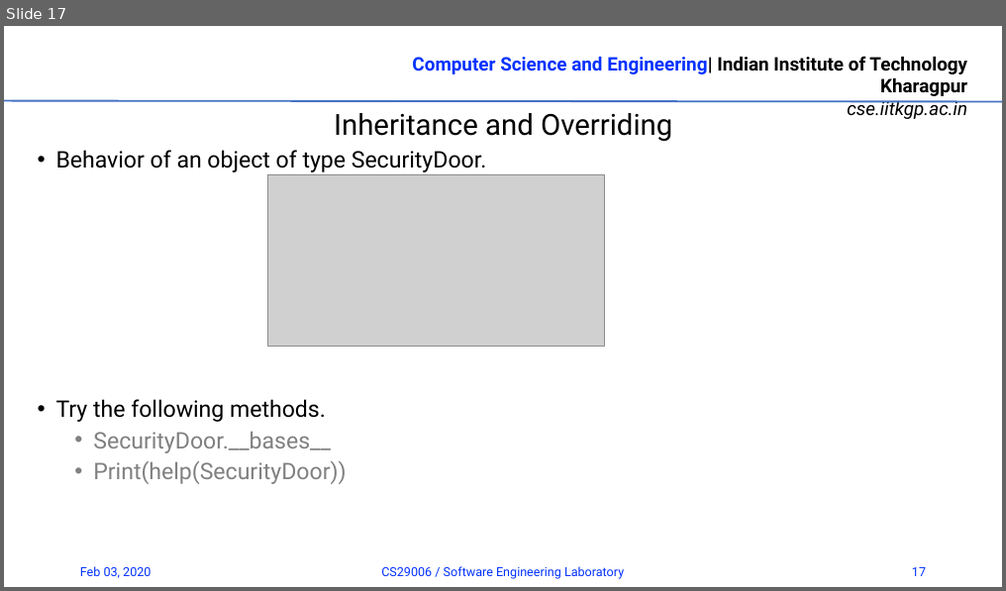
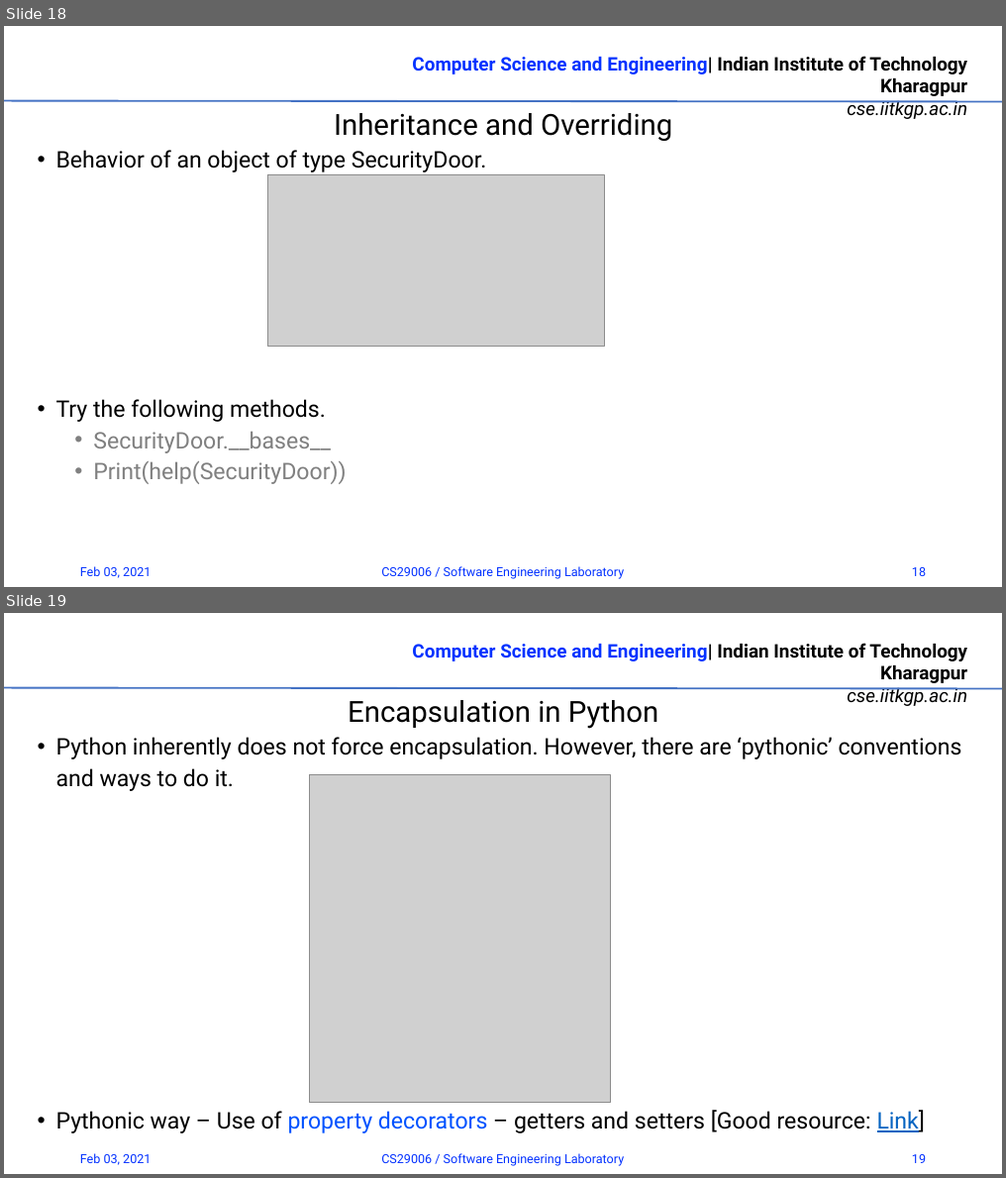
Before and after one commit to rrohit2901/CS29006_SW_Lab_Spr2021, a slide deck: 01_Introduction.pptx. Shown one above the other, each under a label of ours: slide 17 before the commit, slides 18 and 19 after it. The pictures are 1006x591 and 1006x1178 pixels, drawn with LibreOffice and Linux fonts; fonts in the diff are those of the drawing; grey boxes stand for pictures; background and template pictures are left out. Boxes give left, top, right and bottom in pixels: in the first picture for what was removed or moved away, otherwise in the second. Text is boxed around its words. In the diff, an @@ line names an element or a change of style, - is before the commit and + after.

```diff
--- a/01_Introduction.pptx
+++ b/01_Introduction.pptx
@@ slide 19 added at (x1=4, y1=613, x2=1002, y2=1174), background #FFFFFF; not listed: 2 template elements that a slide beside it also shows @@
@@ text added at (x1=348, y1=700, x2=658, y2=729), 28 pt, text #000000 @@
+Encapsulation in Python
@@ text added at (x1=56, y1=737, x2=962, y2=1134), 22 pt, text #000000 @@
+• Python inherently does not force encapsulation. However, there are ‘pythonic’ conventions and ways to do it.
+• Pythonic way – Use of property decorators – getters and setters [Good resource: Link]
@@ picture added at (x1=309, y1=774, x2=611, y2=1103) @@
@@ text added at (x1=80, y1=1154, x2=151, y2=1165), 12 pt, text #0432FF @@
+Feb 03, 2021
@@ text added at (x1=381, y1=1154, x2=624, y2=1166), 12 pt, text #0432FF @@
+CS29006 / Software Engineering Laboratory
@@ page number added at (x1=912, y1=1155, x2=926, y2=1163), 12 pt, text #0432FF @@
+19
@@ what was slide 17 is now slide 18 @@
@@ slide 18 changed as well @@
@@ text at (x1=80, y1=567, x2=151, y2=578): text changed @@
-Feb 03, 2020
+Feb 03, 2021
@@ page number at (x1=912, y1=568, x2=926, y2=576): text changed @@
-17
+18
```
Also in this commit, not shown: 16 other slides changed, 14 other slides added.
